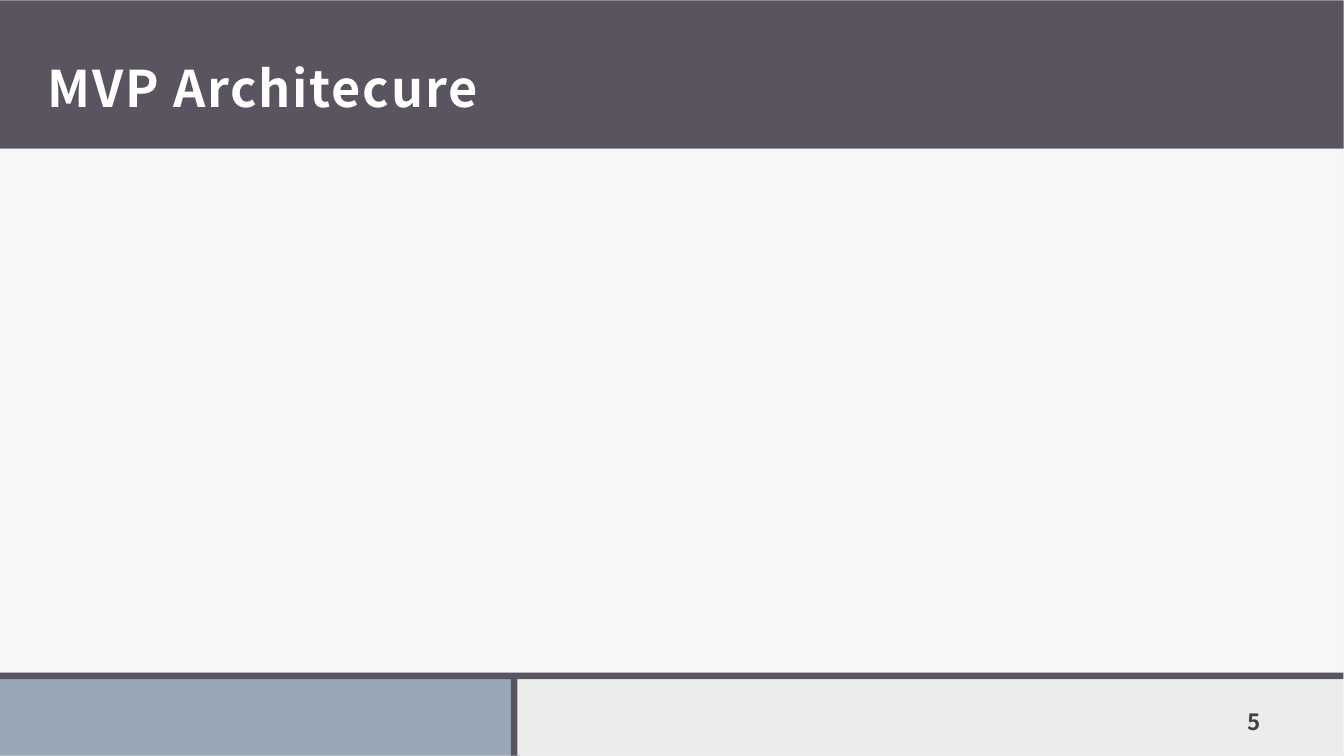
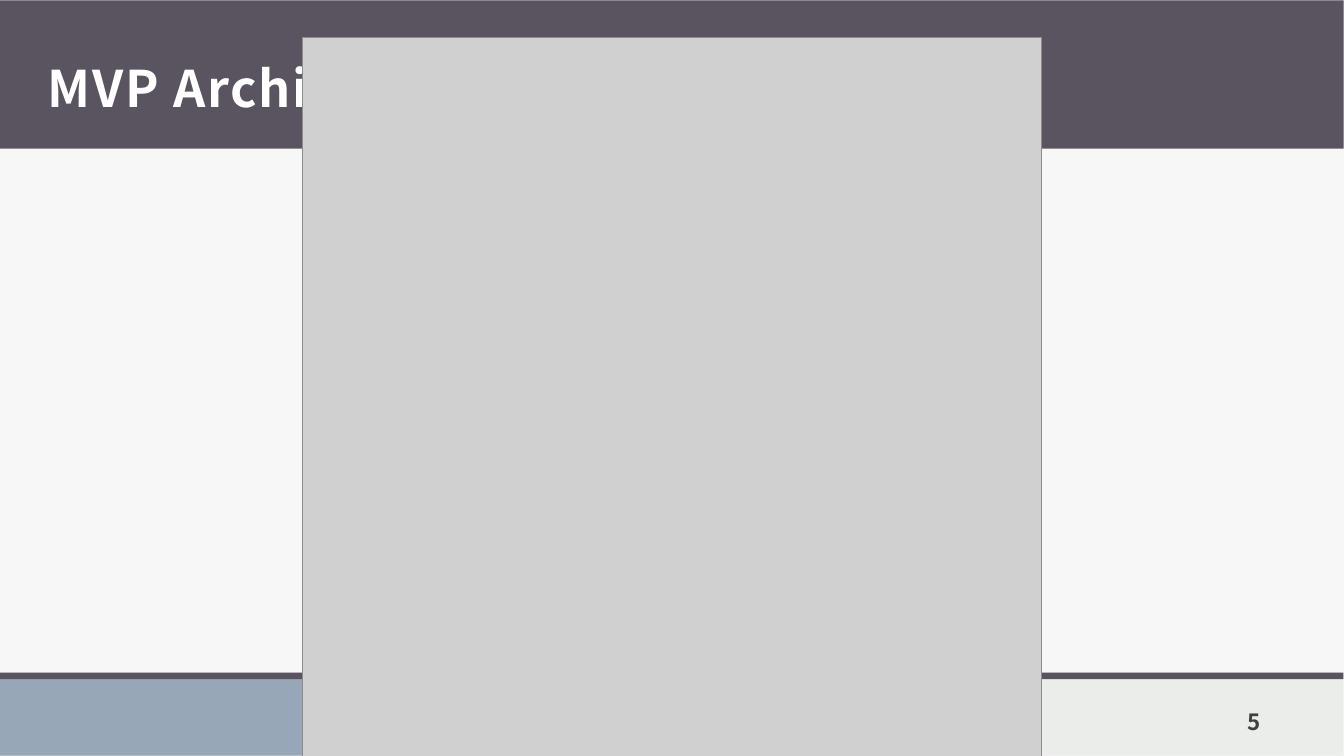
Before and after one commit to RobertoPirrone/digitaltechne, a slide deck: slide 5 of src/docs/presentations/21maggio.pptx. Drawn at 1344x756 pixels with LibreOffice and Linux fonts; fonts in the diff are those of the drawing; grey boxes stand for pictures. Boxes give left, top, right and bottom in pixels: in the first picture for what was removed or moved away, otherwise in the second. Text is boxed around its words. In the diff, an @@ line names an element or a change of style, - is before the commit and + after.

```diff
--- a/src/docs/presentations/21maggio.pptx
+++ b/src/docs/presentations/21maggio.pptx
@@ picture added at bbox=[302, 37, 1042, 756] @@
@@ rectangle removed at bbox=[511, 675, 518, 756] @@
```
Also in this commit, not shown: 3 other slides changed, 3 other files.
